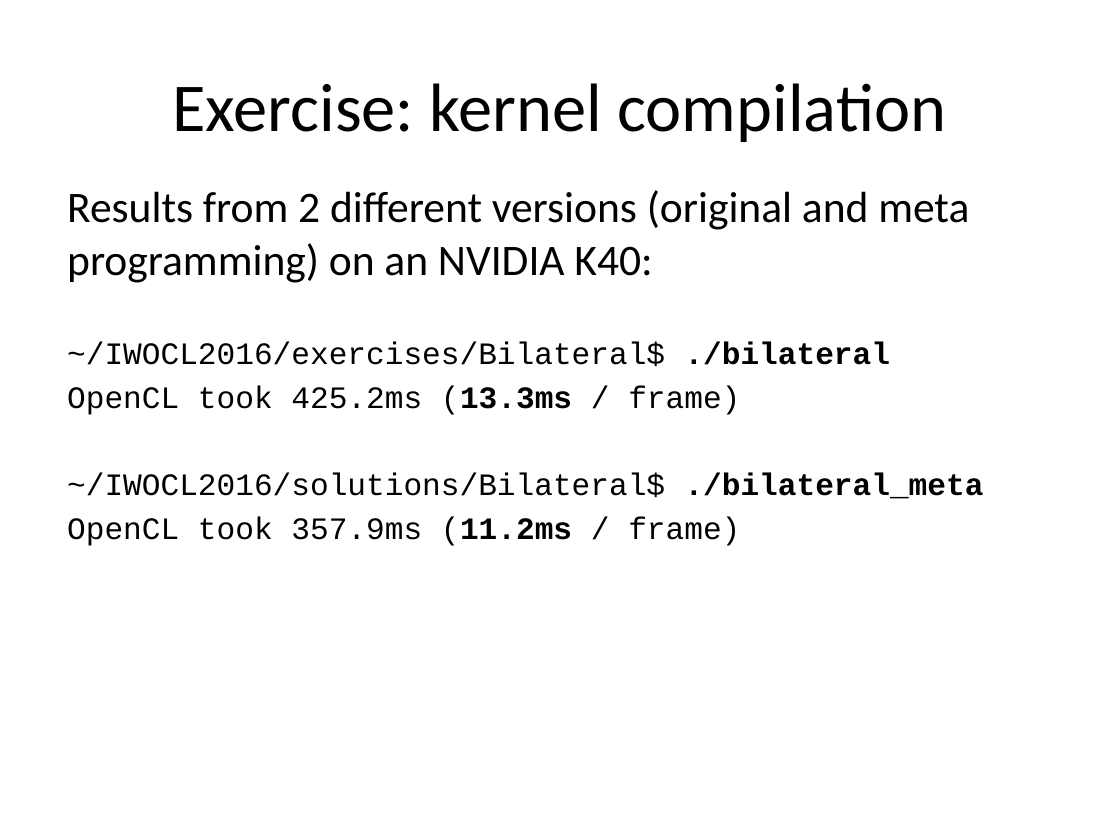
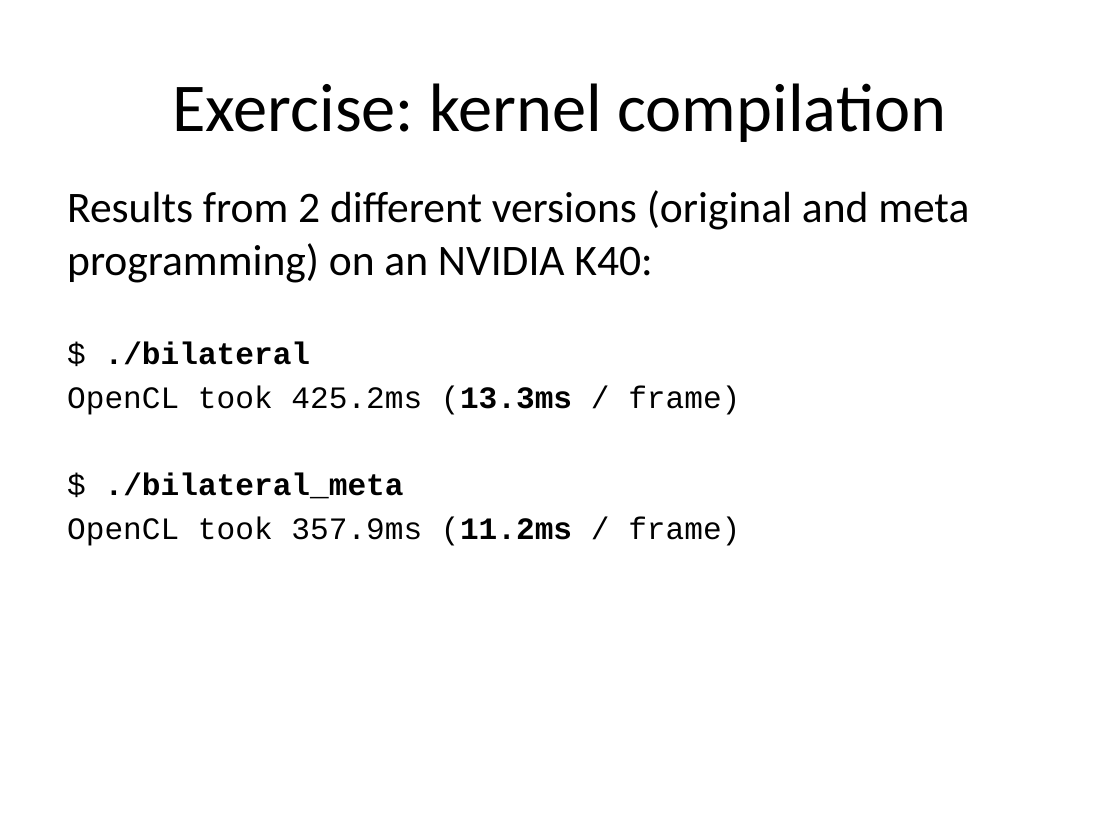
Before and after one commit to UoB-HPC/opencl-training-code, a slide deck: slide 24 of slides/advanced_part2.pptx. Drawn at 1120x840 pixels with LibreOffice and Linux fonts; fonts in the diff are those of the drawing. Boxes give left, top, right and bottom in pixels: in the first picture for what was removed or moved away, otherwise in the second. Text is boxed around its words. In the diff, an @@ line names an element or a change of style, - is before the commit and + after.

```diff
--- a/slides/advanced_part2.pptx
+++ b/slides/advanced_part2.pptx
@@ text at [105, 342, 311, 365]: text changed; bold on @@
-~/IWOCL2016/exercises/Bilateral$ ./bilateral
+$ ./bilateral
@@ text at [105, 473, 404, 499]: text changed; bold on @@
-~/IWOCL2016/solutions/Bilateral$ ./bilateral_meta
+$ ./bilateral_meta
```
Also in this commit, not shown: 1 other slide changed, 2 other files.
